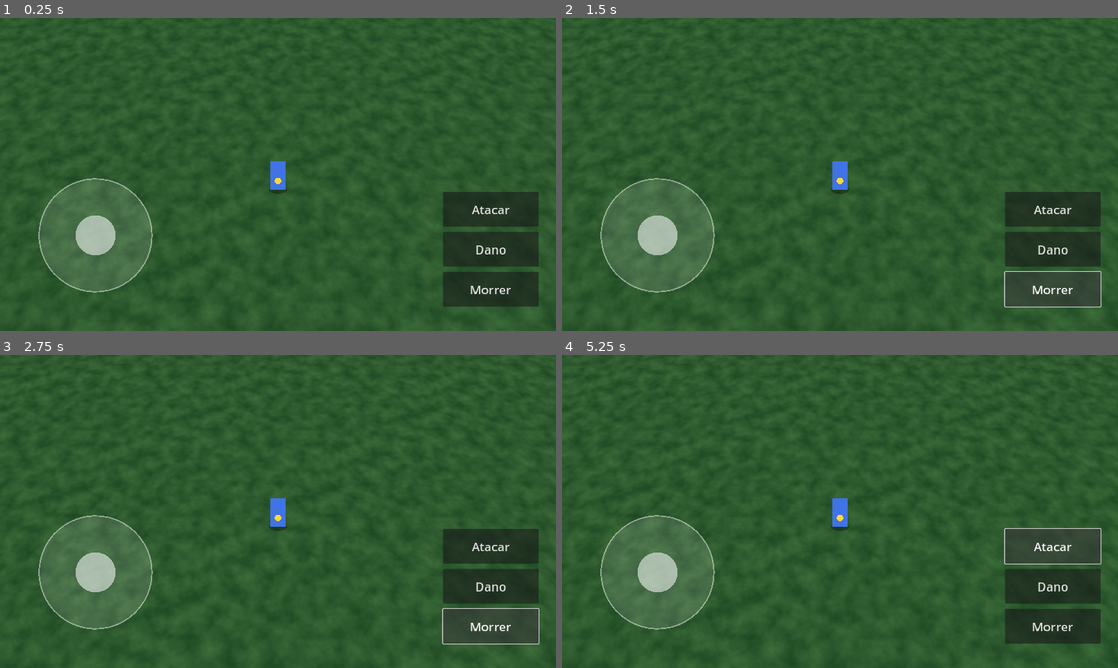
Above: before the commit, frames 1-4 (two rows, left to right).
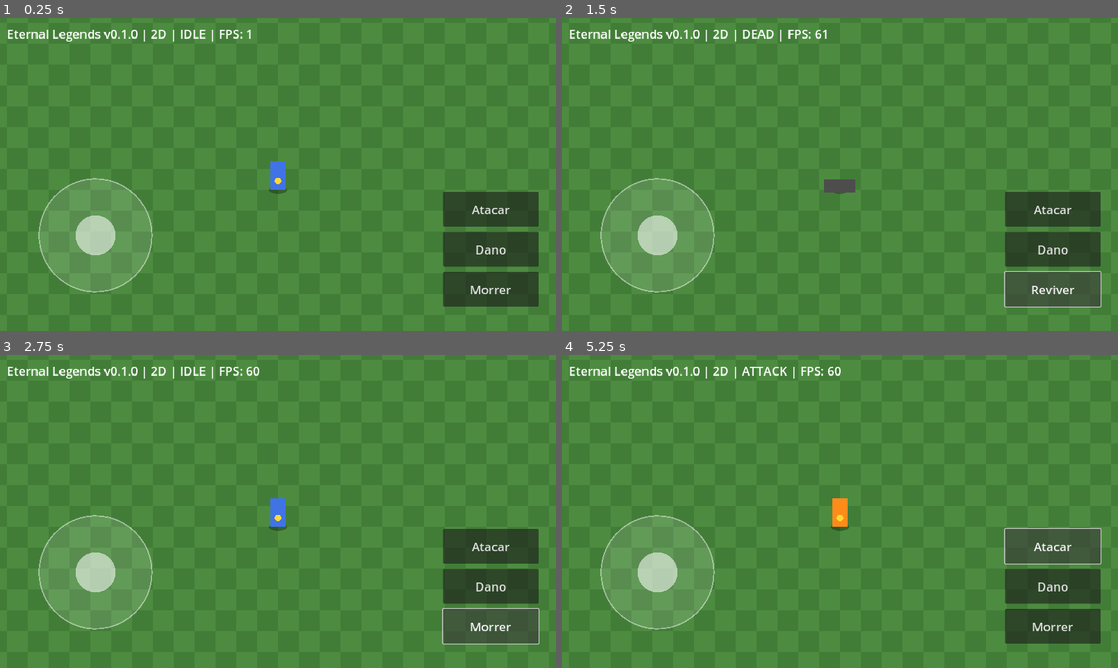
Above: after the commit, the same moments.

Repository: Astelee/eternal-legends-3d.
Game: Godot game, scene res://scenes/main/main.tscn
The game is run twice, just before and just after one commit, with the same random seed, the same clock (stepped at 60 frames per second) and the same inputs.
Inputs:
- Up to frame 1 (0.25 s): no input
- Up to frame 2 (1.5 s): click "Atacar" at 0.5 s; click "Morrer" at 1.25 s
- Up to frame 3 (2.75 s): click "Morrer" (after the commit: "Reviver") at 2 s
- Up to frame 4 (5.25 s): click "Atacar" at 2.75 s; click "Morrer" at 3.5 s; click "Morrer" (after the commit: "Reviver") at 4.25 s; click "Atacar" at 5 s

The runs differ from the first frame. In frame 1, 91% of the frame differs, in the area x 0-100%, y 0-100%; in frame 2, 92%; in frame 3, 91%; in frame 4, 91%.

Commit message:
Atualizar o main.tscn

Diff:
--- a/scenes/main/main.tscn
+++ b/scenes/main/main.tscn
@@ -1,66 +1,17 @@
-[gd_scene load_steps=14 format=3]
+[gd_scene load_steps=5 format=3]
 
 [ext_resource type="Script" path="res://scripts/main/main.gd" id="1_main"]
-[ext_resource type="Script" path="res://scripts/camera/iso_camera.gd" id="2_cam"]
-[ext_resource type="PackedScene" path="res://scenes/player/player.tscn" id="3_player"]
-[ext_resource type="Script" path="res://scripts/ui/virtual_joystick.gd" id="4_joy"]
+[ext_resource type="PackedScene" path="res://scenes/player/player.tscn" id="2_player"]
+[ext_resource type="Script" path="res://scripts/ui/virtual_joystick.gd" id="3_joy"]
+[ext_resource type="Script" path="res://scripts/world/ground.gd" id="4_ground"]
 
-[sub_resource type="Environment" id="Environment_1"]
-background_mode = 1
-background_color = Color(0.45, 0.65, 0.85, 1)
-ambient_light_source = 2
-ambient_light_color = Color(0.8, 0.85, 1, 1)
-ambient_light_energy = 0.6
-
-[sub_resource type="FastNoiseLite" id="Noise_1"]
-frequency = 0.03
-
-[sub_resource type="Gradient" id="Gradient_1"]
-offsets = PackedFloat32Array(0, 1)
-colors = PackedColorArray(0.2, 0.42, 0.18, 1, 0.4, 0.65, 0.3, 1)
-
-[sub_resource type="NoiseTexture2D" id="NoiseTex_1"]
-width = 256
-height = 256
-seamless = true
-color_ramp = SubResource("Gradient_1")
-noise = SubResource("Noise_1")
-
-[sub_resource type="StandardMaterial3D" id="Mat_ground"]
-albedo_texture = SubResource("NoiseTex_1")
-uv1_scale = Vector3(30, 30, 30)
-
-[sub_resource type="PlaneMesh" id="PlaneMesh_1"]
-size = Vector2(200, 200)
-
-[sub_resource type="BoxShape3D" id="BoxShape_1"]
-size = Vector3(200, 1, 200)
-
-[node name="Main" type="Node3D"]
+[node name="Main" type="Node2D"]
 script = ExtResource("1_main")
 
-[node name="WorldEnvironment" type="WorldEnvironment" parent="."]
-environment = SubResource("Environment_1")
+[node name="Ground" type="Node2D" parent="."]
+script = ExtResource("4_ground")
 
-[node name="Sun" type="DirectionalLight3D" parent="."]
-
-[node name="Ground" type="StaticBody3D" parent="."]
-
-[node name="Mesh" type="MeshInstance3D" parent="Ground"]
-mesh = SubResource("PlaneMesh_1")
-surface_material_override/0 = SubResource("Mat_ground")
-
-[node name="Shape" type="CollisionShape3D" parent="Ground"]
-transform = Transform3D(1, 0, 0, 0, 1, 0, 0, 0, 1, 0, -0.5, 0)
-shape = SubResource("BoxShape_1")
-
-[node name="Player" parent="." instance=ExtResource("3_player")]
-
-[node name="CameraRig" type="Node3D" parent="."]
-script = ExtResource("2_cam")
-
-[node name="Camera3D" type="Camera3D" parent="CameraRig"]
-current = true
+[node name="Player" parent="." instance=ExtResource("2_player")]
 
 [node name="UI" type="CanvasLayer" parent="."]
 
Not shown: 1 places in scenes/main/main.tscn that only renumber resources
